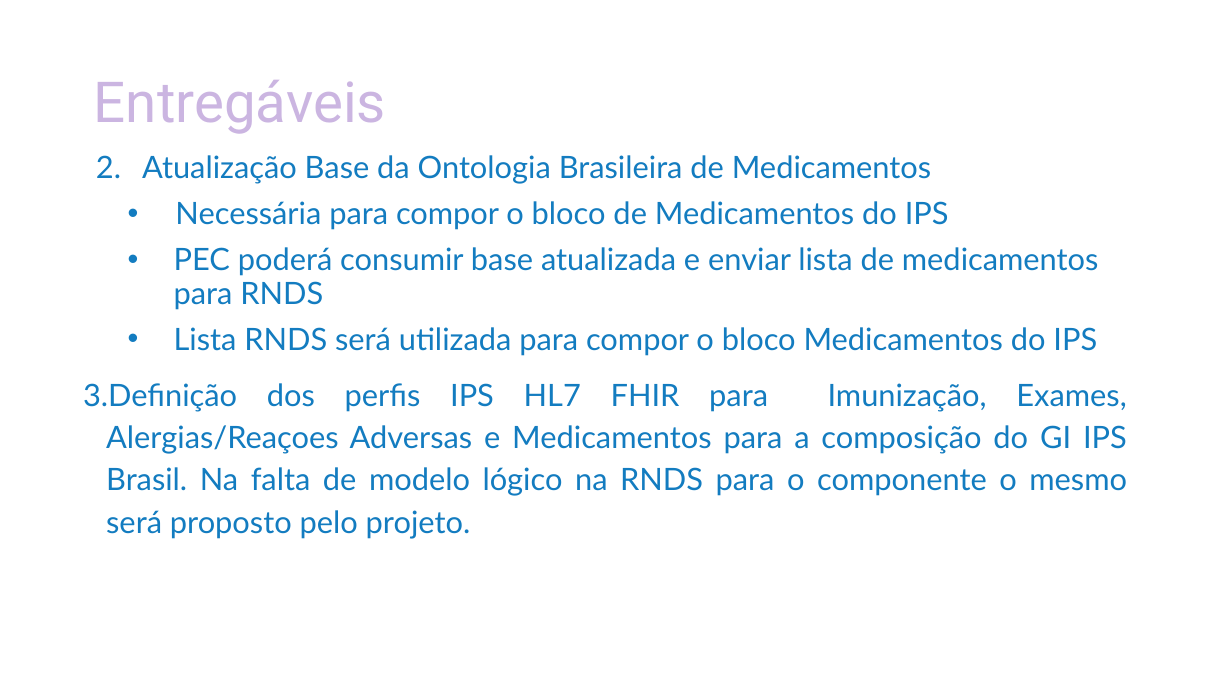
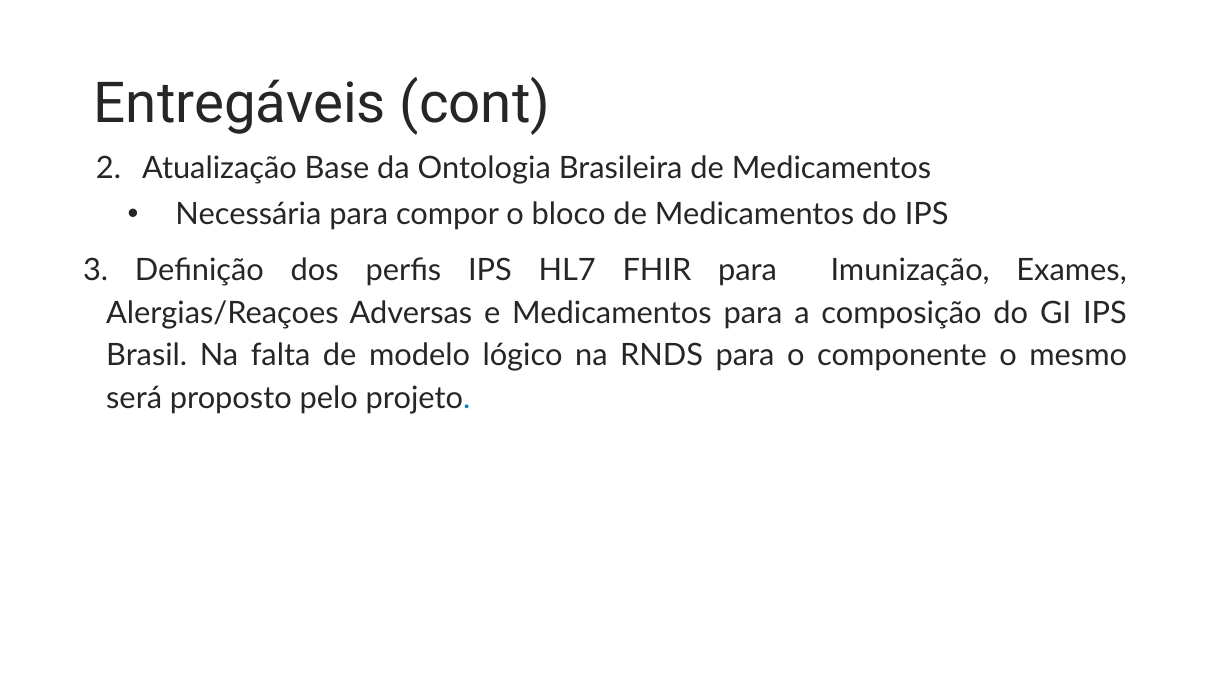
Before and after one commit to moaassis/https-git-codecommit.sa-east-1.amazonaws.com-v1-repos-ips-brasil-documentos, a slide deck: slide 5 of Gestão do Projeto/ApresentacoesProjeto/EscopoAlteracaoMarco23.pptx. Drawn at 1232x693 pixels with LibreOffice and Linux fonts; fonts in the diff are those of the drawing. Boxes give left, top, right and bottom in pixels: in the first picture for what was removed or moved away, otherwise in the second. Text is boxed around its words. In the diff, an @@ line names an element or a change of style, - is before the commit and + after.

```diff
--- a/Gestão do Projeto/ApresentacoesProjeto/EscopoAlteracaoMarco23.pptx
+++ b/Gestão do Projeto/ApresentacoesProjeto/EscopoAlteracaoMarco23.pptx
@@ title at (x1=94, y1=77, x2=550, y2=135): text changed; text colour #CBB5E1 to #262626 @@
-Entregáveis
+Entregáveis (cont)
@@ text "Atualização Base da Ontologia Brasileira ..." at (x1=106, y1=155, x2=1127, y2=414): text colour #137CC0 to #262626 @@
@@ text at (x1=174, y1=247, x2=1099, y2=356): paragraphs removed @@
-• PEC poderá consumir base atualizada e enviar lista de medicamentos para RNDS
-• Lista RNDS será utilizada para compor o bloco Medicamentos do IPS
```
Also in this commit, not shown: 4 other slides changed, 1 slide added, 1 slide removed, 5 other files.
